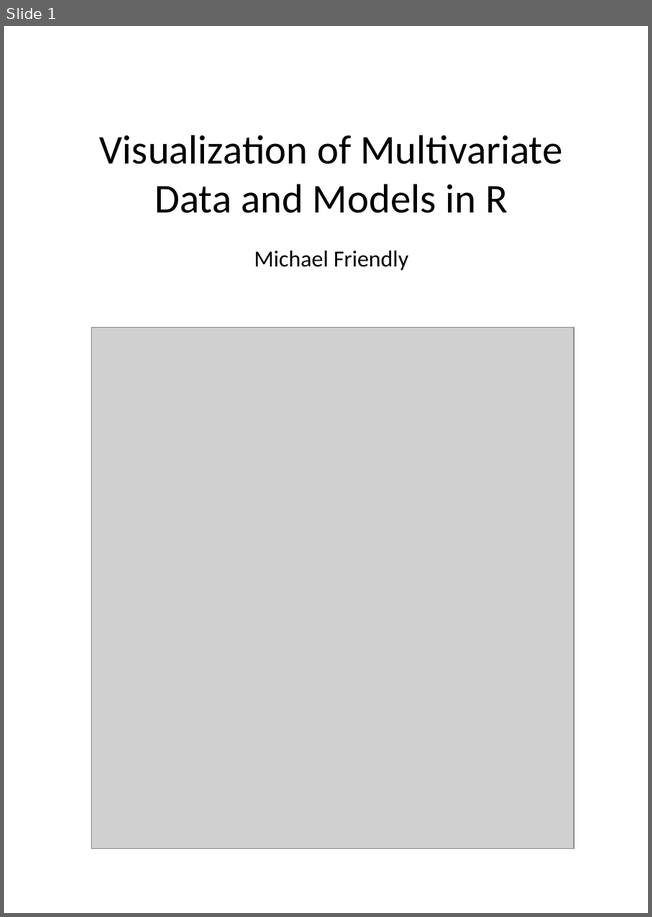
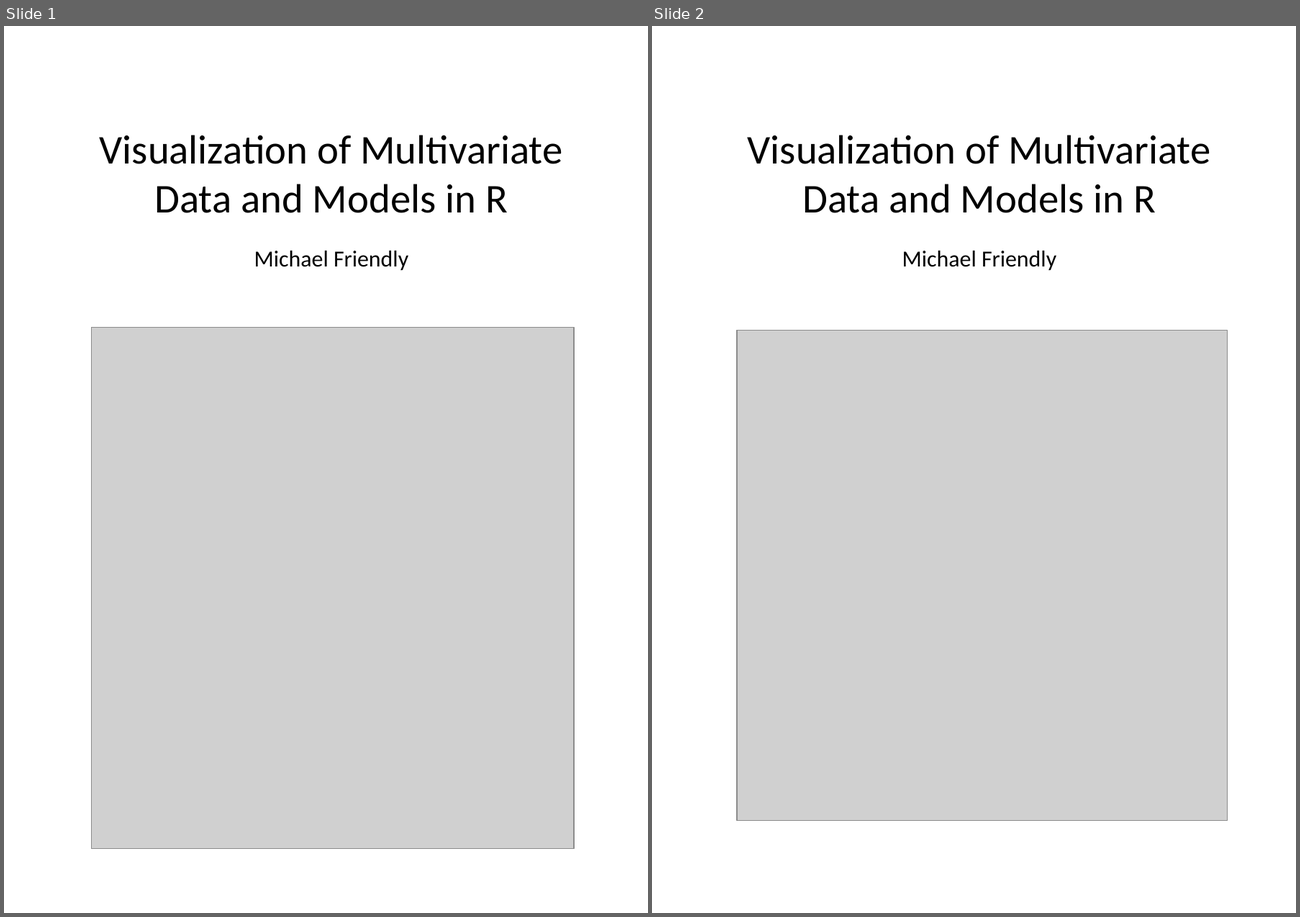
Before and after one commit to friendly/Vis-MLM-book, a slide deck: images/cover-peng.pptx. Shown side by side, each under a label of ours: slide 1 before the commit, slides 1 and 2 after it. The pictures are 652x917 and 1300x917 pixels, drawn with LibreOffice and Linux fonts; fonts in the diff are those of the drawing; grey boxes stand for pictures; background and template pictures are left out. Boxes give left, top, right and bottom in pixels: in the first picture for what was removed or moved away, otherwise in the second. Text is boxed around its words. In the diff, an @@ line names an element or a change of style, - is before the commit and + after.

```diff
--- a/images/cover-peng.pptx
+++ b/images/cover-peng.pptx
@@ slide 2 added at [652,26,1296,913], background picture (left out) @@
@@ text added at [748,135,1211,213], 32 pt, text #000000 @@
+Visualization of Multivariate Data and Models in R
@@ text added at [903,250,1057,270], 18 pt, text #000000 @@
+Michael Friendly
@@ picture added at [738,331,1227,820] @@
```
Also in this commit, not shown: 4 other files.
